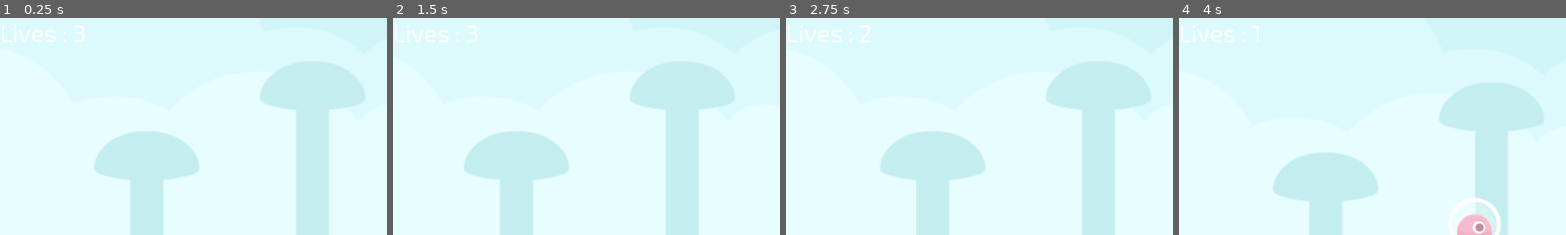
Above: before the commit, frames 1-4 (left to right).
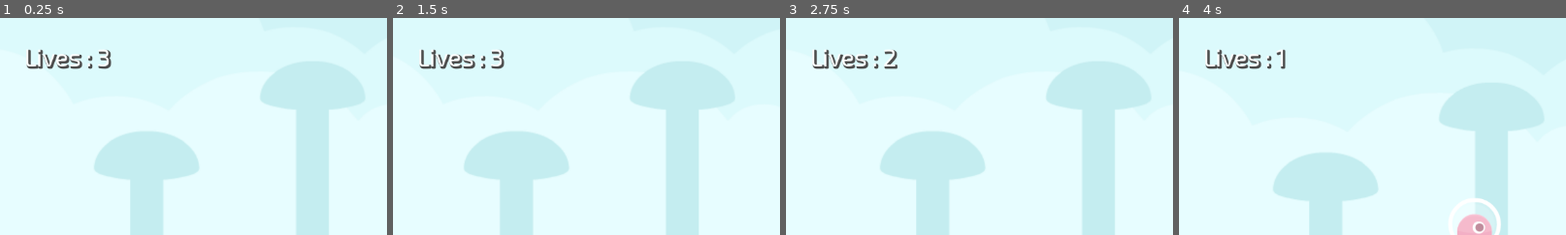
Above: after the commit, the same moments.

Repository: mmalkindi/gamedev-tutorial04
Game: Godot game, scene res://scenes/Level1.tscn
Two runs of this game, one before a commit and one after it. Both use one fixed random seed, a clock stepped at 60 frames per second and the inputs below. This scene is started directly instead of the project's main scene.
Inputs (mouse positions are % of the whole screen's width and height, from its top left):
- Up to frame 1 (0.25 s): no input
- Up to frame 2 (1.5 s): move the mouse to (72, 45) at 0.52 s; press the mouse at (72, 45) at 0.53 s; hold Right (right) from 0.53 s (still down); tap Space (jump) at 0.77 s; move the mouse to (30, 55) at 1.27 s; release the mouse at (30, 55) at 1.28 s; click (30, 55) at 1.35 s
- Up to frame 3 (2.75 s): tap Space (jump) at 1.52 s; move the mouse to (60, 28) at 2.02 s; release Right (right) at 2.03 s; press the mouse at (60, 28) at 2.03 s; hold A (left) from 2.03 s (still down)
- Up to frame 4 (4 s): move the mouse to (45, 70) at 2.77 s; release A (left) at 2.78 s; release the mouse at (45, 70) at 2.78 s; hold Right (right) from 2.78 s (still down); click (45, 70) at 2.85 s; tap Space (jump) at 3.02, 3.77 s; move the mouse to (80, 65) at 3.52 s; press the mouse at (80, 65) at 3.53 s
The pictures show only the part of the screen within x 0-50%, y 0-50%; the shares and areas given below are measured in that part.

The runs differ from the first frame. In frame 1, 1.3% of the frame differs, in the area x 0-29%, y 3-24%; in frame 2, 1.3%; in frame 3, 1.3%; in frame 4, 1.2%.

Commit message:
feat: add outline to Life Counter

Diff:
--- a/scenes/Life Counter.tscn
+++ b/scenes/Life Counter.tscn
@@ -5,12 +5,22 @@
 
 [sub_resource type="LabelSettings" id="LabelSettings_ar08o"]
 font_size = 36
+shadow_size = 6
+shadow_color = Color(0.295866, 0.295867, 0.295866, 1)
+shadow_offset = Vector2(2, 2)
 
-[node name="GUI" type="MarginContainer"]
+[node name="LifeCounter" type="MarginContainer"]
+theme_override_constants/margin_left = 36
+theme_override_constants/margin_top = 36
 
 [node name="Label" type="Label" parent="."]
 layout_mode = 2
+theme_override_colors/font_shadow_color = Color(0, 0, 0, 1)
+theme_override_constants/shadow_offset_x = 4
+theme_override_constants/shadow_offset_y = 4
+theme_override_constants/shadow_outline_size = 20
 theme_override_fonts/font = ExtResource("1_vwcrs")
+theme_override_font_sizes/font_size = 24
 text = "Lives : 1"
 label_settings = SubResource("LabelSettings_ar08o")
 script = ExtResource("1_sdku6")
